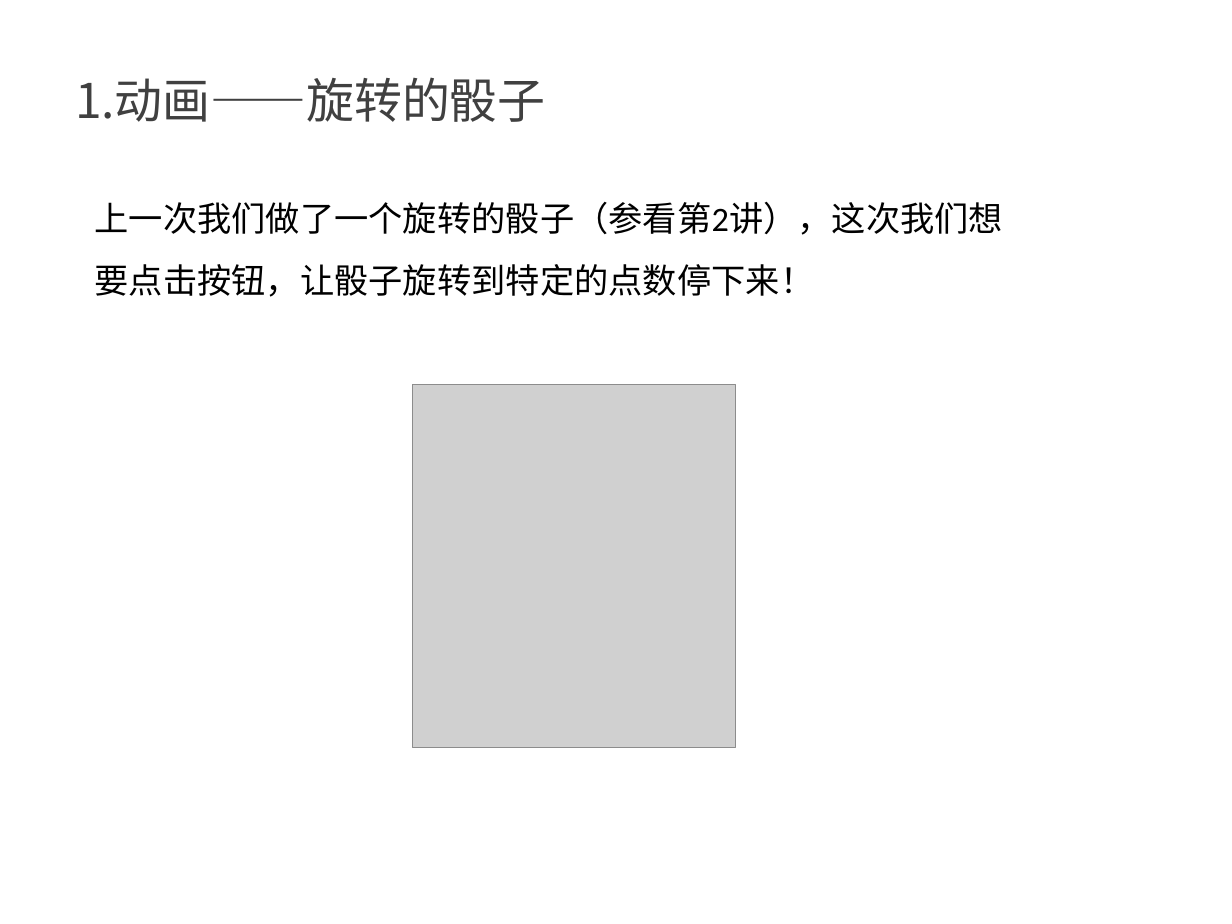
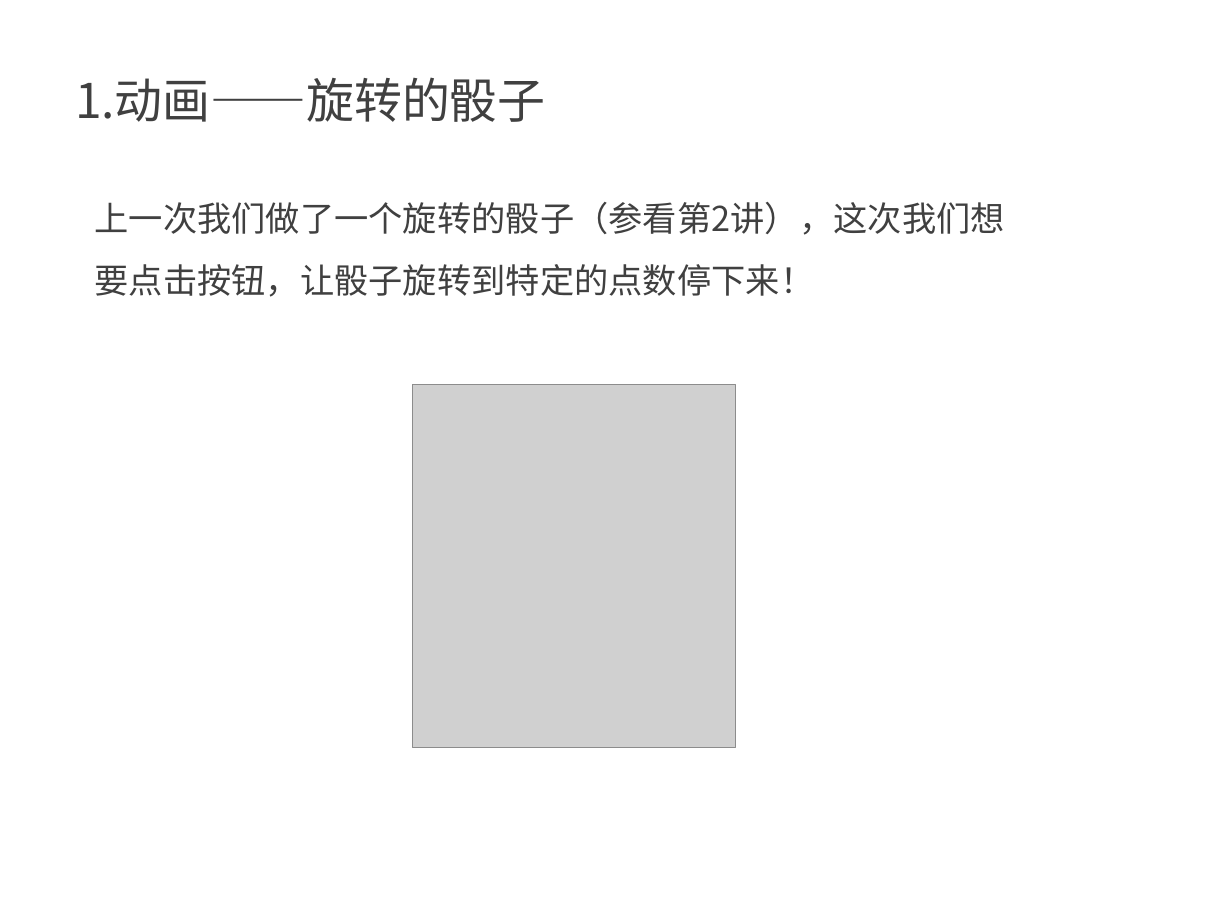
Before and after one commit to kong66/webAni, a slide deck: slide 2 of 3-dice2/dice.pptx. Drawn at 1232x924 pixels with LibreOffice and Linux fonts; fonts in the diff are those of the drawing; grey boxes stand for pictures. Boxes give left, top, right and bottom in pixels: in the first picture for what was removed or moved away, otherwise in the second. Text is boxed around its words. In the diff, an @@ line names an element or a change of style, - is before the commit and + after.

```diff
--- a/3-dice2/dice.pptx
+++ b/3-dice2/dice.pptx
@@ text "上一次我们做了一个旋转的骰子（参看第2讲），这次我们想要点击按钮，让骰子旋转到特定的点数停下来！" at (94, 202, 1004, 297): font Calibri to Noto Sans CJK SC, text colour #000000 to #404040 @@
```
Also in this commit, not shown: 4 other slides changed, 7 slides added, 27 slides removed, 3 other files.
